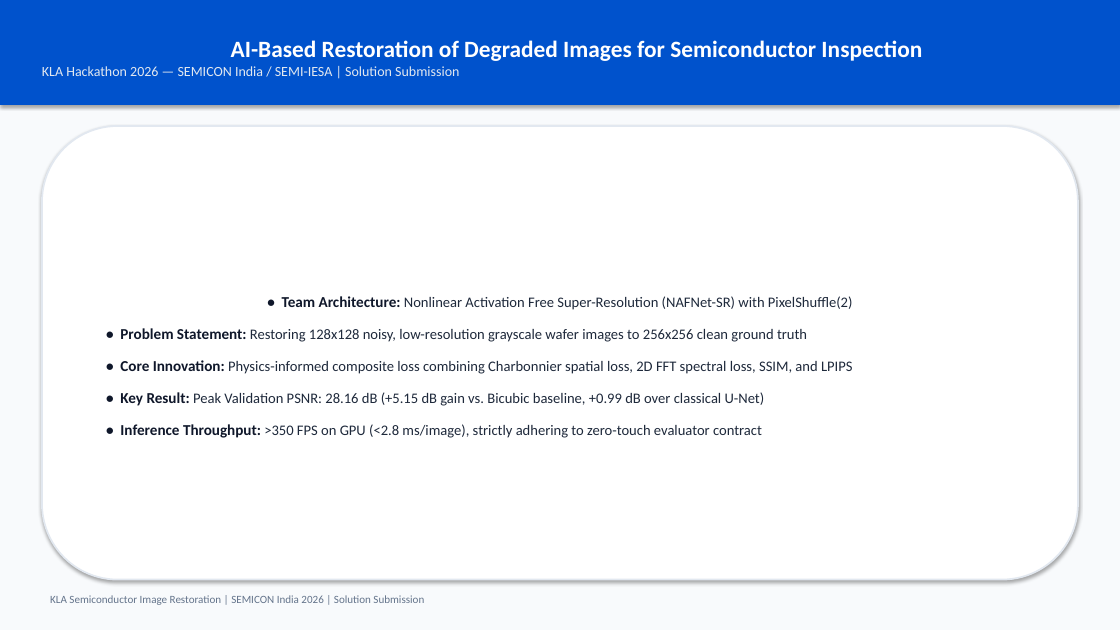
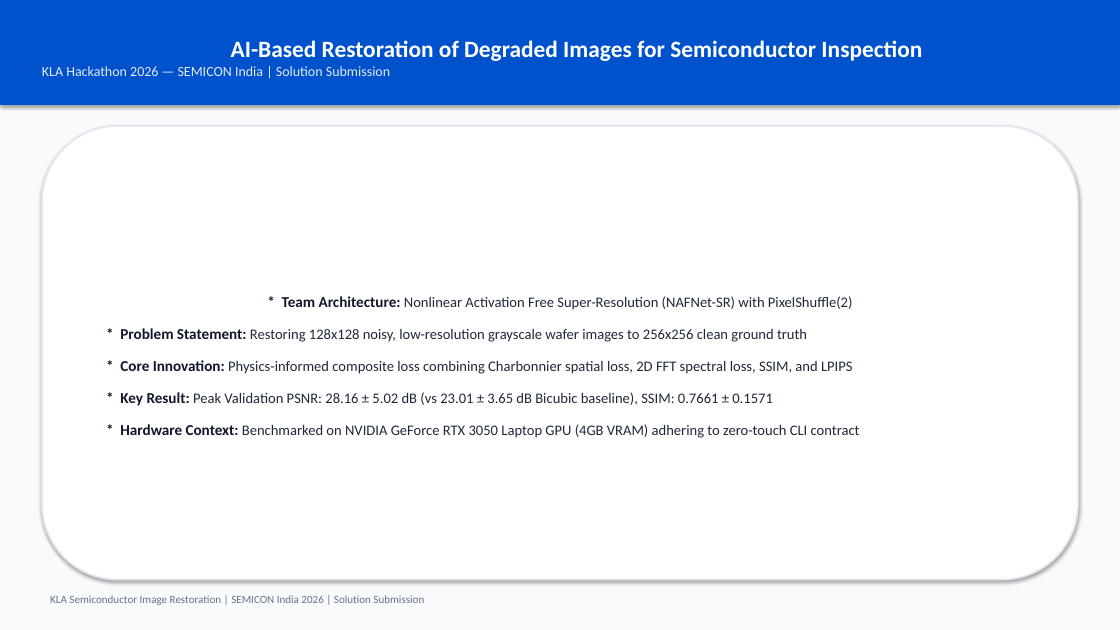
Before and after one commit to Ad1thh/KLA-Semicon-AI-Restoration, a slide deck: slide 1 of solution_presentation.pptx. Drawn at 1120x630 pixels with LibreOffice and Linux fonts; fonts in the diff are those of the drawing. Boxes give left, top, right and bottom in pixels: in the first picture for what was removed or moved away, otherwise in the second. Text is boxed around its words. In the diff, an @@ line names an element or a change of style, - is before the commit and + after.

Commit message:
docs: ground benchmark metrics with empirical mean +- std, parameter count, and GPU labeling

```diff
--- a/solution_presentation.pptx
+++ b/solution_presentation.pptx
@@ text in rectangle at [42,66,390,76]: text changed @@
-KLA Hackathon 2026 — SEMICON India / SEMI-IESA | Solution Submission
+KLA Hackathon 2026 — SEMICON India | Solution Submission
@@ text in rounded rectangle at [120,296,860,438]: text changed @@
-• Team Architecture: Nonlinear Activation Free Super-Resolution (NAFNet-SR) with PixelShuffle(2)
-• Problem Statement: Restoring 128x128 noisy, low-resolution grayscale wafer images to 256x256 clean ground truth
-• Core Innovation: Physics-informed composite loss combining Charbonnier spatial loss, 2D FFT spectral loss, SSIM, and LPIPS
-• Key Result: Peak Validation PSNR: 28.16 dB (+5.15 dB gain vs. Bicubic baseline, +0.99 dB over classical U-Net)
-• Inference Throughput: >350 FPS on GPU (<2.8 ms/image), strictly adhering to zero-touch evaluator contract
+* Team Architecture: Nonlinear Activation Free Super-Resolution (NAFNet-SR) with PixelShuffle(2)
+* Problem Statement: Restoring 128x128 noisy, low-resolution grayscale wafer images to 256x256 clean ground truth
+* Core Innovation: Physics-informed composite loss combining Charbonnier spatial loss, 2D FFT spectral loss, SSIM, and LPIPS
+* Key Result: Peak Validation PSNR: 28.16 ± 5.02 dB (vs 23.01 ± 3.65 dB Bicubic baseline), SSIM: 0.7661 ± 0.1571
+* Hardware Context: Benchmarked on NVIDIA GeForce RTX 3050 Laptop GPU (4GB VRAM) adhering to zero-touch CLI contract
```
Also in this commit, not shown: 11 other slides changed, 10 other files.
